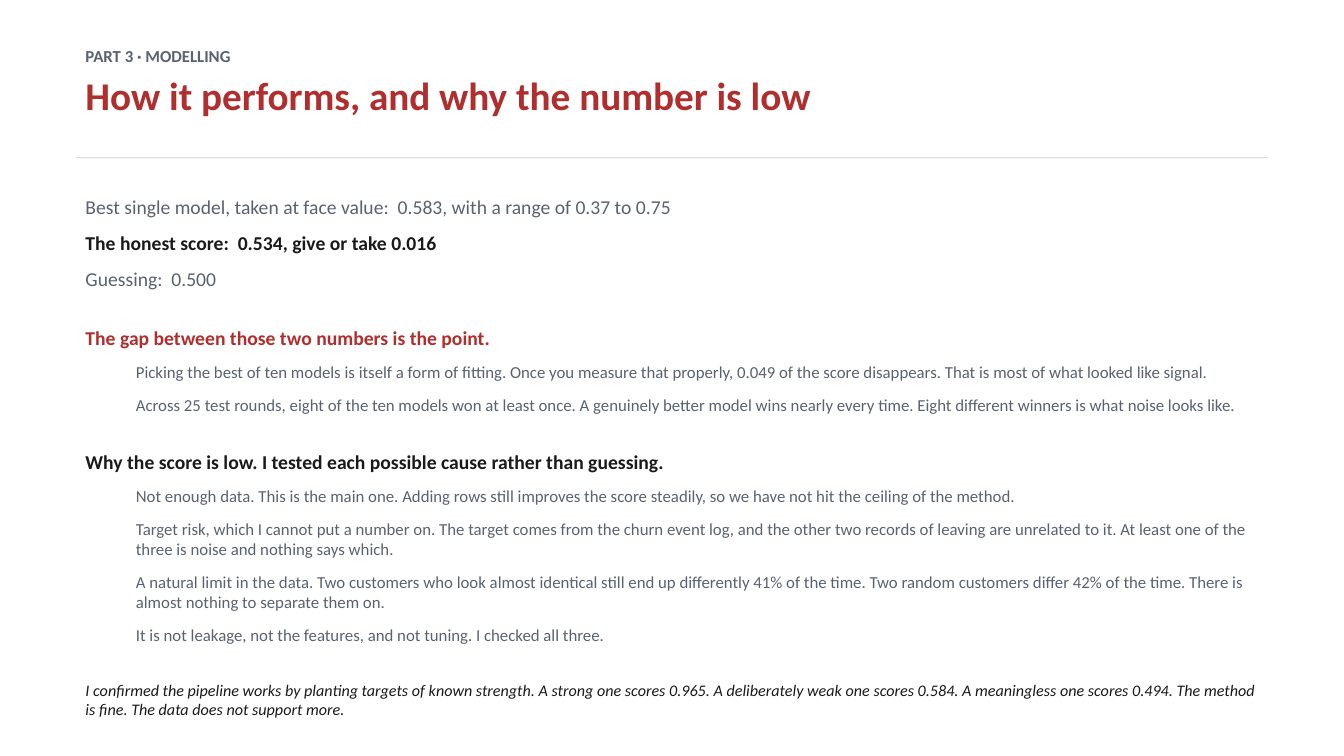
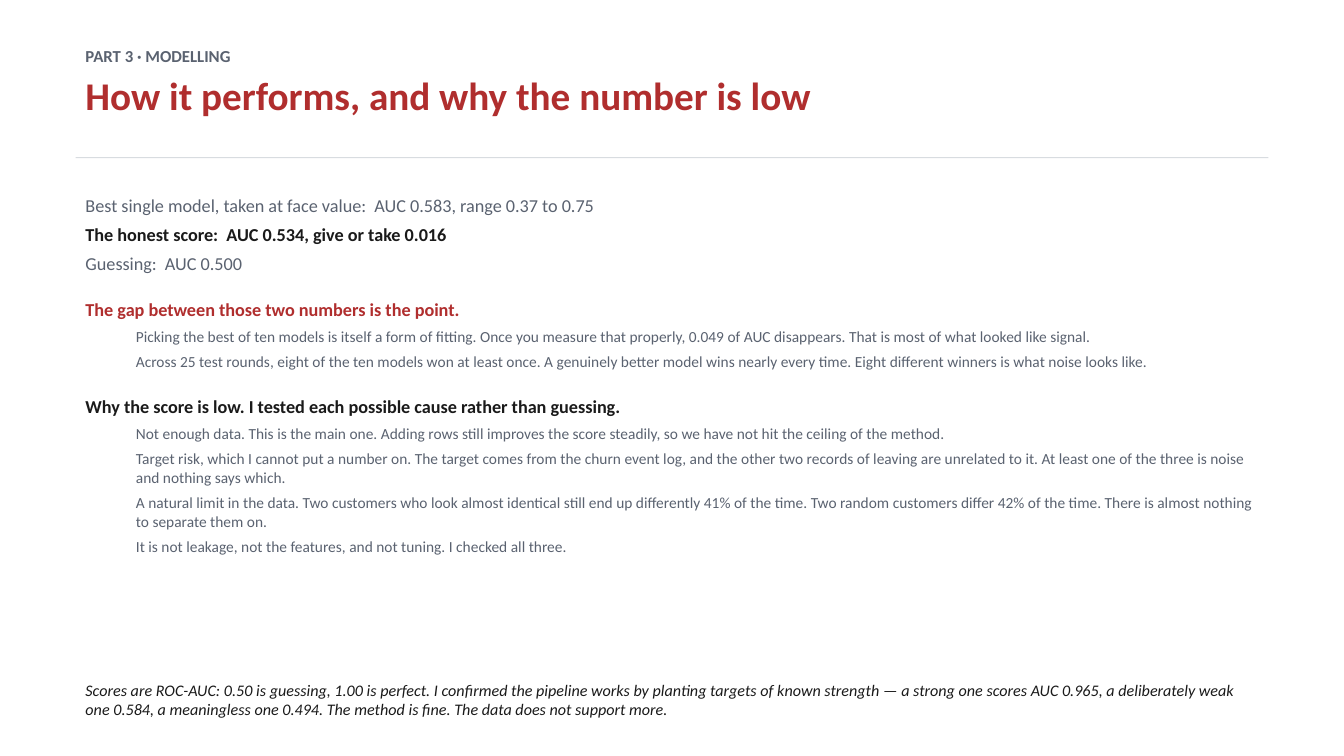
Before and after one commit to dmitriyratu/avepoint-churn-case-study, a slide deck: slide 8 of outputs/AvePoint_Case_Study.pptx. Drawn at 1344x756 pixels with LibreOffice and Linux fonts; fonts in the diff are those of the drawing. Boxes give left, top, right and bottom in pixels: in the first picture for what was removed or moved away, otherwise in the second. Text is boxed around its words. In the diff, an @@ line names an element or a change of style, - is before the commit and + after.

Commit message:
Enhance modeling analysis and presentation; clarify metric interpretations and results
- Added detailed markdown explanations in `04_modeling.py` regarding the significance of ROC-AUC, average precision, and F1 scores, emphasizing their null hypotheses and implications for model evaluation.
- Updated the `build_exec_summary.py` and `build_main_deck.py` scripts to improve clarity in the executive summary slides, ensuring that conclusions are supported by evidence and clearly articulated.
- Revised the `config.json` to include additional metrics related to average precision and F1 score, providing a more comprehensive overview of model performance.
- Modified the `final_metrics.csv` to reflect the new metrics, enhancing the dataset's utility for analysis.
- Improved the `permutation_significance` function in `model.py` to allow for flexible scoring metrics, ensuring clarity in the results presented.

These changes aim to strengthen the analytical framework and improve the communication of findings in the project.

```diff
--- a/outputs/AvePoint_Case_Study.pptx
+++ b/outputs/AvePoint_Case_Study.pptx
@@ text at (85,199,594,273): text changed; size 14 to 13 pt @@
-Best single model, taken at face value: 0.583, with a range of 0.37 to 0.75
-The honest score: 0.534, give or take 0.016
-Guessing: 0.500
+Best single model, taken at face value: AUC 0.583, range 0.37 to 0.75
+The honest score: AUC 0.534, give or take 0.016
+Guessing: AUC 0.500
@@ text at (85,303,1251,555): size 14 to 13 pt in "The gap between those two numbers is ...", "Why the score is low. I tested ..."; size 12 to 11 pt in "Across 25 test rounds, eight of the ...", "Not enough data. This is the main ...", "Target risk, which I cannot put a ...", "A natural limit in the data. Two ..." and 1 more places; less space between paragraphs @@
@@ text at (136,331,1090,345): text changed; size 12 to 11 pt @@
-  Picking the best of ten models is itself a form of fitting. Once you measure that properly, 0.049 of the score disappears. That is most of what looked like signal.
+  Picking the best of ten models is itself a form of fitting. Once you measure that properly, 0.049 of AUC disappears. That is most of what looked like signal.
@@ text at (85,684,1234,718): text changed @@
-I confirmed the pipeline works by planting targets of known strength. A strong one scores 0.965. A deliberately weak one scores 0.584. A meaningless one scores 0.494. The method is fine. The data does not support more.
+Scores are ROC-AUC: 0.50 is guessing, 1.00 is perfect. I confirmed the pipeline works by planting targets of known strength — a strong one scores AUC 0.965, a deliberately weak one 0.584, a meaningless one 0.494. The method is fine. The data does not support more.
```
Also in this commit, not shown: 5 other slides changed, 7 other files.
